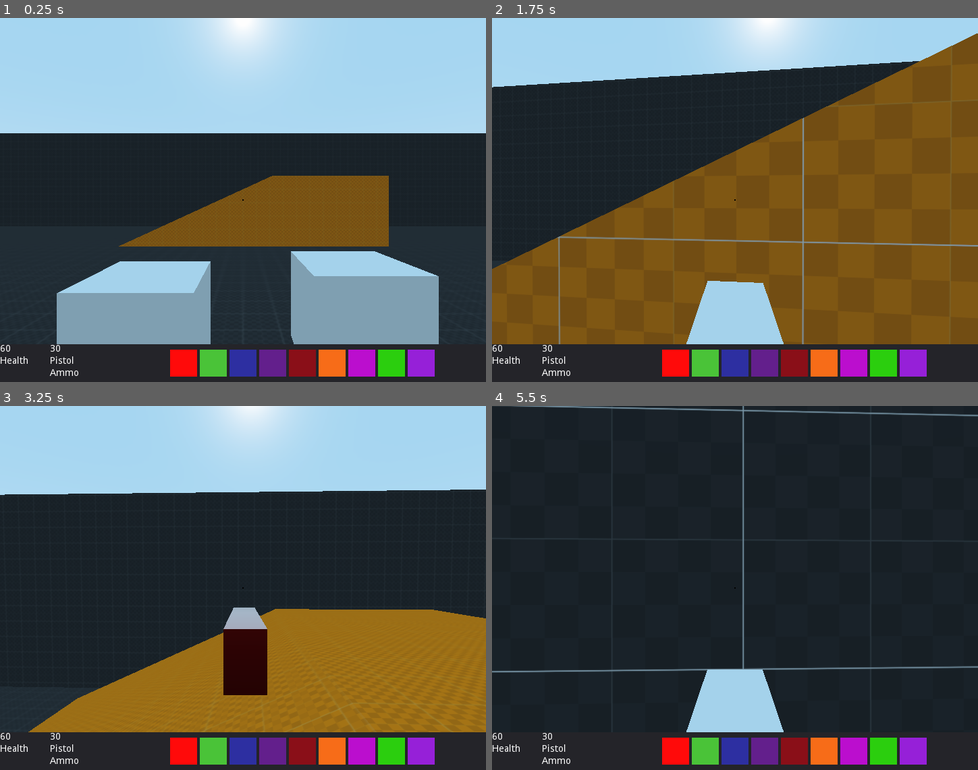
Above: before the commit, frames 1-4 (two rows, left to right).
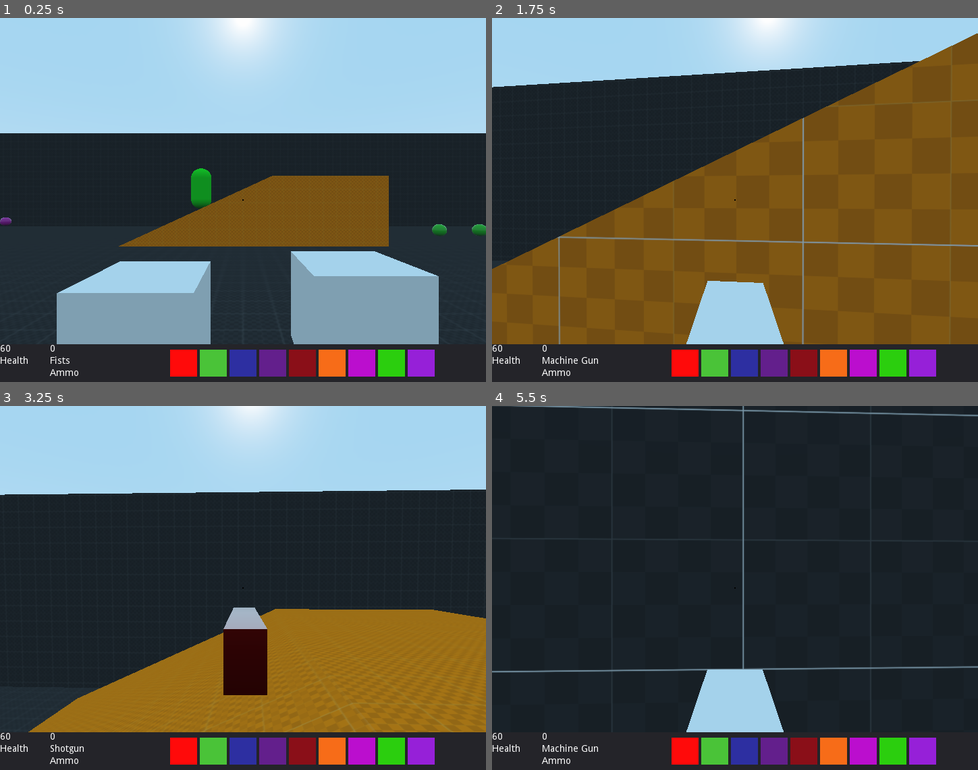
Above: after the commit, the same moments.

Repository: tipx2/RetroFPS
Game: Godot game, scene res://scenes/true_parent/true_parent.tscn
Same seed, same stepped clock (60 frames per second), same inputs: the game is played once before the commit and once after it.
Inputs (mouse positions are in pixels of both pictures, inside the frame that each line leads up to):
- Up to frame 1 (0.25 s): no input
- Up to frame 2 (1.75 s): tap Enter at 0.5 s; move the mouse to (764, 200) at 0.52 s; press the mouse at (764, 200) at 0.53 s; hold W (move_forward) from 0.53 s (still down); tap Space (jump) at 0.77, 1.52 s; tap 1 (swap_to_fists) at 0.8, 1.35 s; move the mouse to (710, 200) at 1.27 s; release the mouse at (710, 200) at 1.28 s; tap 4 (swap_to_machine_gun) at 1.55 s
- Up to frame 3 (3.25 s): keep holding W (move_forward); move the mouse to (252, 580) at 2.02 s; tap 4 (swap_to_machine_gun) at 2.1 s; tap 2 (swap_to_pistol) at 2.3, 2.85 s; move the mouse to (238, 595) at 2.77 s; tap Space (jump) at 3.02 s; tap 3 (swap_to_shotgun) at 3.05 s
- Up to frame 4 (5.5 s): keep holding W (move_forward); move the mouse to (769, 591) at 3.52 s; press the mouse at (769, 591) at 3.53 s; tap 3 (swap_to_shotgun) at 3.6 s; tap Space (jump) at 3.77, 4.52 s; move the mouse to (696, 584) at 4.27 s; release the mouse at (696, 584) at 4.28 s; click (696, 584) at 4.35 s; tap 1 (swap_to_fists) at 4.55, 5.1 s; move the mouse to (739, 588) at 5.02 s; tap 4 (swap_to_machine_gun) at 5.3 s

The runs differ from the first frame. In frame 1, 0.7% of the frame differs, in the area x 0-100%, y 41-95%; in frame 2, 1.9%, in the area x 10-92%, y 89-99%; in frame 3, 0.1%; in frame 4, 1.9%.

Commit message:
added 3 types of ammo pickup
added rocket launcher particles, and 3 types of ammo for pistol, shotgun and machine gun

Diff:
--- a/scenes/UI/gameplay_UI/gameplay_UI.tscn
+++ b/scenes/UI/gameplay_UI/gameplay_UI.tscn
@@ -1,10 +1,19 @@
-[gd_scene load_steps=2 format=2]
+[gd_scene load_steps=3 format=2]
 
 [ext_resource path="res://assets/temp_assets/Aa4diZG.jpg" type="Texture" id=1]
+
+[sub_resource type="GDScript" id=1]
+script/source = "extends Control
+
+onready var health_label = get_node(\"Panel/HBoxContainer/VBoxContainer/health_amount\")
+onready var ammo_label = get_node(\"Panel/HBoxContainer/VBoxContainer2/ammo_amount\")
+
+"
 
 [node name="gameplay_UI" type="Control"]
 anchor_right = 1.0
 anchor_bottom = 1.0
+script = SubResource( 1 )
 __meta__ = {
 "_edit_use_anchors_": false
 }
@@ -68,13 +77,13 @@
 [node name="ammo_amount" type="Label" parent="Panel/HBoxContainer/VBoxContainer2"]
 margin_right = 70.0
 margin_bottom = 14.0
-text = "30"
+text = "0"
 
 [node name="ammo_type" type="Label" parent="Panel/HBoxContainer/VBoxContainer2"]
 margin_top = 18.0
 margin_right = 70.0
 margin_bottom = 32.0
-text = "Pistol"
+text = "Fists"
 
 [node name="Label" type="Label" parent="Panel/HBoxContainer/VBoxContainer2"]
 margin_top = 36.0
--- a/scenes/enemies/dummy/dummy.gd
+++ b/scenes/enemies/dummy/dummy.gd
@@ -5,7 +5,7 @@
 
 var direction = Vector3.ZERO
 var gravity_vec = Vector3()
-var health = 1000
+var health = 100
 
 func damage(amount):
 	animation_player.play("damage")
@@ -19,7 +19,7 @@
 func _physics_process(delta):
 	if not is_on_floor():
 		gravity_vec += Vector3.DOWN * 2 * delta
-	direction.x = lerp(direction.x, 0, 0.1)
-	direction.z = lerp(direction.z, 0, 0.1)
+	direction.x = lerp(direction.x, 0, 0.03)
+	direction.z = lerp(direction.z, 0, 0.03)
 	direction += gravity_vec
 	var move = move_and_slide(direction, Vector3.UP)
--- /dev/null
+++ b/scenes/enemies/test_plate/test_plate.gd
@@ -0,0 +1,5 @@
+extends Area
+
+func _on_test_plate_body_entered(body):
+	if body.name == "player":
+		body.damage(5)
--- /dev/null
+++ b/scenes/enemies/test_plate/test_plate.tscn
@@ -0,0 +1,23 @@
+[gd_scene load_steps=5 format=2]
+
+[ext_resource path="res://scenes/enemies/test_plate/test_plate.gd" type="Script" id=1]
+
+[sub_resource type="CubeMesh" id=1]
+size = Vector3( 1, 0.04, 1 )
+
+[sub_resource type="SpatialMaterial" id=2]
+albedo_color = Color( 0.847059, 0.027451, 0.027451, 1 )
+
+[sub_resource type="BoxShape" id=3]
+extents = Vector3( 0.5, 0.02, 0.5 )
+
+[node name="test_plate" type="Area"]
+script = ExtResource( 1 )
+
+[node name="MeshInstance" type="MeshInstance" parent="."]
+mesh = SubResource( 1 )
+material/0 = SubResource( 2 )
+
+[node name="CollisionShape" type="CollisionShape" parent="."]
+shape = SubResource( 3 )
+[connection signal="body_entered" from="." to="." method="_on_test_plate_body_entered"]
--- /dev/null
+++ b/scenes/pickups/ammo.gd
@@ -0,0 +1,9 @@
+extends Area
+
+var type;
+var amount;
+
+func _on_ammo_body_entered(body):
+	if body.name == "player":
+		body.add_ammo(type, amount)
+		queue_free()
--- /dev/null
+++ b/scenes/pickups/ammo_pickups/machine_gun_ammo/machine_gun_ammo.gd
@@ -0,0 +1,5 @@
+extends "res://scenes/pickups/ammo.gd"
+
+func _init():
+	type = "machine_gun"
+	amount = 50
--- /dev/null
+++ b/scenes/pickups/ammo_pickups/machine_gun_ammo/machine_gun_ammo.tscn
@@ -0,0 +1,25 @@
+[gd_scene load_steps=5 format=2]
+
+[ext_resource path="res://scenes/pickups/ammo_pickups/machine_gun_ammo/machine_gun_ammo.gd" type="Script" id=1]
+
+[sub_resource type="BoxShape" id=1]
+
+[sub_resource type="SphereMesh" id=2]
+radius = 0.5
+height = 1.0
+
+[sub_resource type="SpatialMaterial" id=3]
+flags_transparent = true
+albedo_color = Color( 0.854902, 0.12549, 0.756863, 0.647059 )
+roughness = 0.22
+
+[node name="ammo" type="Area"]
+script = ExtResource( 1 )
+
+[node name="CollisionShape" type="CollisionShape" parent="."]
+shape = SubResource( 1 )
+
+[node name="MeshInstance" type="MeshInstance" parent="."]
+mesh = SubResource( 2 )
+material/0 = SubResource( 3 )
+[connection signal="body_entered" from="." to="." method="_on_ammo_body_entered"]
--- /dev/null
+++ b/scenes/pickups/ammo_pickups/pistol_ammo/pistol_ammo.gd
@@ -0,0 +1,5 @@
+extends "res://scenes/pickups/ammo.gd"
+
+func _init():
+	type = "pistol"
+	amount = 10
--- /dev/null
+++ b/scenes/pickups/ammo_pickups/pistol_ammo/pistol_ammo.tscn
@@ -0,0 +1,25 @@
+[gd_scene load_steps=5 format=2]
+
+[ext_resource path="res://scenes/pickups/ammo_pickups/pistol_ammo/pistol_ammo.gd" type="Script" id=1]
+
+[sub_resource type="BoxShape" id=1]
+
+[sub_resource type="SphereMesh" id=2]
+radius = 0.5
+height = 1.0
+
+[sub_resource type="SpatialMaterial" id=3]
+flags_transparent = true
+albedo_color = Color( 0.113725, 0.12549, 0.854902, 0.647059 )
+roughness = 0.22
+
+[node name="ammo" type="Area"]
+script = ExtResource( 1 )
+
+[node name="CollisionShape" type="CollisionShape" parent="."]
+shape = SubResource( 1 )
+
+[node name="MeshInstance" type="MeshInstance" parent="."]
+mesh = SubResource( 2 )
+material/0 = SubResource( 3 )
+[connection signal="body_entered" from="." to="." method="_on_ammo_body_entered"]
--- /dev/null
+++ b/scenes/pickups/ammo_pickups/shotgun_ammo/shotgun_ammo.gd
@@ -0,0 +1,5 @@
+extends "res://scenes/pickups/ammo.gd"
+
+func _init():
+	type = "shotgun"
+	amount = 5
--- /dev/null
+++ b/scenes/pickups/ammo_pickups/shotgun_ammo/shotgun_ammo.tscn
@@ -0,0 +1,25 @@
+[gd_scene load_steps=5 format=2]
+
+[ext_resource path="res://scenes/pickups/ammo_pickups/shotgun_ammo/shotgun_ammo.gd" type="Script" id=1]
+
+[sub_resource type="BoxShape" id=1]
+
+[sub_resource type="SphereMesh" id=2]
+radius = 0.5
+height = 1.0
+
+[sub_resource type="SpatialMaterial" id=3]
+flags_transparent = true
+albedo_color = Color( 0.0666667, 0.870588, 0.0823529, 0.647059 )
+roughness = 0.22
+
+[node name="ammo" type="Area"]
+script = ExtResource( 1 )
+
+[node name="CollisionShape" type="CollisionShape" parent="."]
+shape = SubResource( 1 )
+
+[node name="MeshInstance" type="MeshInstance" parent="."]
+mesh = SubResource( 2 )
+material/0 = SubResource( 3 )
+[connection signal="body_entered" from="." to="." method="_on_ammo_body_entered"]
--- a/scenes/player/player.gd
+++ b/scenes/player/player.gd
@@ -26,9 +26,19 @@
 var gravity_vec = Vector3()
 onready var ground_check = $GroundCheck
 
+# ammo and health values
+var player_health = 60
+var ammo_array = []
+
+# UI updating
+onready var health_label = get_node("GUI/gameplay_UI/Panel/HBoxContainer/VBoxContainer/health_amount")
+onready var ammo_label = get_node("GUI/gameplay_UI/Panel/HBoxContainer/VBoxContainer2/ammo_amount")
+onready var ammo_type_label = get_node("GUI/gameplay_UI/Panel/HBoxContainer/VBoxContainer2/ammo_type")
+
 func _ready():
 	for w in weapons:
 		weapon_arr.append(w.name)
+		ammo_array.append(0)
 	Input.set_mouse_mode(Input.MOUSE_MODE_CAPTURED)
 
 func _input(event):
@@ -37,6 +47,7 @@
 		rotate_y(deg2rad(-event.relative.x * mouse_sens))
 		head.rotate_x(deg2rad(-event.relative.y * mouse_sens))
 		head.rotation.x = clamp(head.rotation.x, deg2rad(-89), deg2rad(89))
+	# weapon scrolling
 	elif event is InputEventMouseButton:
 		if event.button_index == BUTTON_WHEEL_UP:
 			switch_to_weapon(current_weapon - 1)
@@ -85,6 +96,20 @@
 	direction += gravity_vec
 	var move = move_and_slide(direction * speed, Vector3.UP)
 
+func update_hud_health():
+	health_label.text = str(player_health)
+
+func update_hud_ammo():
+	ammo_label.text = str(ammo_array[current_weapon])
+	ammo_type_label.text = weapon_arr[current_weapon].capitalize()
+
+func damage(amount):
+	player_health -= amount
+	update_hud_health()
+
+func add_ammo(type, amount):
+	ammo_array[weapon_arr.find(type)] += amount
+	update_hud_ammo()
 
 func switch_to_weapon(weapon):
 	if switch_timer.get_time_left() == 0:
@@ -97,3 +122,4 @@
 		for w in weapons:
 			w.visible = false
 		get_node("head/" + weapon_arr[weapon]).visible = true
+		update_hud_ammo()
--- a/scenes/player/player.tscn
+++ b/scenes/player/player.tscn
@@ -72,3 +72,4 @@
 [node name="GUI" type="CanvasLayer" parent="."]
 
 [node name="gameplay_UI" parent="GUI" instance=ExtResource( 4 )]
+script = null
--- a/scenes/proto_world/proto_world.tscn
+++ b/scenes/proto_world/proto_world.tscn
@@ -1,11 +1,45 @@
-[gd_scene load_steps=5 format=2]
+[gd_scene load_steps=9 format=2]
 
 [ext_resource path="res://assets/temp_assets/dark_grid.tres" type="Material" id=1]
 [ext_resource path="res://assets/temp_assets/orange_grid.tres" type="Material" id=2]
 [ext_resource path="res://assets/temp_assets/purple_sparse_grid.tres" type="Material" id=3]
 [ext_resource path="res://scenes/level_parts/killzone/killzone.tscn" type="PackedScene" id=4]
+[ext_resource path="res://scenes/enemies/test_plate/test_plate.tscn" type="PackedScene" id=5]
+[ext_resource path="res://scenes/pickups/ammo_pickups/pistol_ammo/pistol_ammo.tscn" type="PackedScene" id=6]
+[ext_resource path="res://scenes/pickups/ammo_pickups/machine_gun_ammo/machine_gun_ammo.tscn" type="PackedScene" id=7]
+[ext_resource path="res://scenes/pickups/ammo_pickups/shotgun_ammo/shotgun_ammo.tscn" type="PackedScene" id=8]
 
 [node name="proto" type="Spatial"]
+
+[node name="test_plate" parent="." instance=ExtResource( 5 )]
+transform = Transform( 2, 0, 0, 0, 2, 0, 0, 0, 2, 10.0255, -0.284251, 0 )
+
+[node name="ammo" parent="." instance=ExtResource( 7 )]
+transform = Transform( 1, 0, 0, 0, 1, 0, 0, 0, 1, -27.5523, 0.69575, -30.2211 )
+
+[node name="ammo3" parent="." instance=ExtResource( 7 )]
+transform = Transform( 1, 0, 0, 0, 1, 0, 0, 0, 1, -27.5523, 0.69575, -26.8325 )
+
+[node name="ammo4" parent="." instance=ExtResource( 7 )]
+transform = Transform( 1, 0, 0, 0, 1, 0, 0, 0, 1, -27.5523, 0.69575, -23.1212 )
+
+[node name="ammo2" parent="." instance=ExtResource( 6 )]
+transform = Transform( 1, 0, 0, 0, 1, 0, 0, 0, 1, -23.9269, 0.695749, -15.9237 )
+
+[node name="ammo5" parent="." instance=ExtResource( 6 )]
+transform = Transform( 1, 0, 0, 0, 1, 0, 0, 0, 1, -23.9269, 0.695749, -10.9743 )
+
+[node name="ammo6" parent="." instance=ExtResource( 6 )]
+transform = Transform( 1, 0, 0, 0, 1, 0, 0, 0, 1, -23.9269, 0.695749, -5.67743 )
+
+[node name="ammo7" parent="." instance=ExtResource( 8 )]
+transform = Transform( 1, 0, 0, 0, 1, 0, 0, 0, 1, 16.2423, 0.69575, -21.5179 )
+
+[node name="ammo8" parent="." instance=ExtResource( 8 )]
+transform = Transform( 1, 0, 0, 0, 1, 0, 0, 0, 1, 19.5783, 0.69575, -21.5179 )
+
+[node name="ammo9" parent="." instance=ExtResource( 8 )]
+transform = Transform( 1, 0, 0, 0, 1, 0, 0, 0, 1, 23.2103, 0.69575, -21.5179 )
 
 [node name="CSGCombiner" type="CSGCombiner" parent="."]
 use_collision = true
@@ -59,7 +93,7 @@
 [node name="dummyPosition" type="Position3D" parent="enemies" groups=[
 "dummy_pos",
 ]]
-transform = Transform( 1, 0, 0, 0, 1, 0, 0, 0, 1, -17.6113, 3.07338, -0.687778 )
+transform = Transform( 1, 0, 0, 0, 1, 0, 0, 0, 1, -4.09366, 4.68215, -25.575 )
 
 [node name="dummyPosition2" type="Position3D" parent="enemies" groups=[
 "dummy_pos",
--- a/scenes/weapon_projectiles/rocket/rocket.gd
+++ b/scenes/weapon_projectiles/rocket/rocket.gd
@@ -1,24 +1,36 @@
 extends "res://scenes/weapon_projectiles/projectile.gd"
 
 onready var explosion_area = get_node("explosion_area")
+onready var explosion_particles = get_node("explosion")
+onready var rocket_mesh = get_node("rocket_mesh")
 
 func _init():
 	rng.randomize()
 	proj_speed = 1
 	spread = 0
 	damage = 0
-	time = 10
+	time = 1
 
-func check_for_hit():
+func hit_enemies():
+	particles_emitted = true
+	explosion_particles.set_emitting(true)
+	rocket_mesh.set_visible(false)
 	for body in explosion_area.get_overlapping_bodies():
 		if body.is_in_group("enemies"):
 			var direction = body.global_transform.origin - global_transform.origin
 			var distance = direction.length()
 			direction = direction.normalized()
-			var velocity = direction * (100/pow(distance,2))
+			var velocity = direction * distance * 20
 			body.damage(10000 * (1/(distance + 100)) +3)
+			velocity.y = 0
 			body.direction += velocity
-	queue_free()
+
+func check_for_hit():
+	hit_enemies()
 
 func stop_emitting():
-	pass
+	if particles_emitted and !explosion_particles.is_emitting():
+		queue_free()
+
+func _on_death_timer_timeout():
+	hit_enemies()
--- a/scenes/weapon_projectiles/rocket/rocket.tscn
+++ b/scenes/weapon_projectiles/rocket/rocket.tscn
@@ -1,26 +1,52 @@
-[gd_scene load_steps=7 format=2]
+[gd_scene load_steps=12 format=2]
 
 [ext_resource path="res://scenes/weapon_projectiles/rocket/rocket.gd" type="Script" id=1]
 
-[sub_resource type="SphereShape" id=5]
+[sub_resource type="SphereShape" id=6]
 radius = 10.0
 
-[sub_resource type="CylinderMesh" id=1]
+[sub_resource type="CylinderShape" id=5]
+radius = 0.2
+height = 1.0
+
+[sub_resource type="SpatialMaterial" id=7]
+flags_transparent = true
+flags_unshaded = true
+vertex_color_use_as_albedo = true
+albedo_color = Color( 1, 1, 1, 0.266667 )
+
+[sub_resource type="Gradient" id=10]
+offsets = PoolRealArray( 0, 0.831034, 0.955172 )
+colors = PoolColorArray( 0.976563, 0.863075, 0.12207, 1, 0.933594, 0.343089, 0.0547028, 1, 0.824219, 0.107957, 0.0128784, 1 )
+
+[sub_resource type="GradientTexture" id=11]
+gradient = SubResource( 10 )
+
+[sub_resource type="ParticlesMaterial" id=8]
+lifetime_randomness = 0.56
+direction = Vector3( 0, 0, 0 )
+spread = 180.0
+initial_velocity = 31.96
+initial_velocity_random = 1.0
+angle = 430.2
+color_ramp = SubResource( 11 )
+
+[sub_resource type="SphereMesh" id=9]
+radius = 0.5
+height = 1.0
+
+[sub_resource type="CylinderMesh" id=2]
 top_radius = 0.2
 bottom_radius = 0.2
 height = 0.653
 
-[sub_resource type="CylinderMesh" id=2]
+[sub_resource type="CylinderMesh" id=3]
 top_radius = 0.066
 bottom_radius = 0.3
 height = 0.491
 
-[sub_resource type="CubeMesh" id=3]
+[sub_resource type="CubeMesh" id=4]
 size = Vector3( 0.033, 0.475, 0.366 )
-
-[sub_resource type="CylinderShape" id=4]
-radius = 0.2
-height = 1.0
 
 [node name="rocket" type="KinematicBody"]
 transform = Transform( -4.37114e-08, 0, 1, 0, 1, 0, -1, 0, -4.37114e-08, 0, 0, 0 )
@@ -29,31 +55,43 @@
 [node name="explosion_area" type="Area" parent="."]
 
 [node name="CollisionShape" type="CollisionShape" parent="explosion_area"]
+shape = SubResource( 6 )
+
+[node name="CollisionShape" type="CollisionShape" parent="."]
+transform = Transform( 1, 0, 0, 0, -1.62921e-07, -1, 0, 1, -1.62921e-07, 0, 0, 0 )
 shape = SubResource( 5 )
 
-[node name="MeshInstance" type="MeshInstance" parent="."]
+[node name="death_timer" type="Timer" parent="."]
+
+[node name="explosion" type="Particles" parent="."]
+material_override = SubResource( 7 )
+emitting = false
+amount = 100
+lifetime = 0.29
+one_shot = true
+explosiveness = 1.0
+process_material = SubResource( 8 )
+draw_pass_1 = SubResource( 9 )
+
+[node name="rocket_mesh" type="Spatial" parent="."]
+
+[node name="MeshInstance" type="MeshInstance" parent="rocket_mesh"]
 transform = Transform( 1, 0, 0, 0, -1.62921e-07, -1, 0, 1, -1.62921e-07, 0, 0, -0.127607 )
-mesh = SubResource( 1 )
-material/0 = null
-
-[node name="MeshInstance2" type="MeshInstance" parent="."]
-transform = Transform( 1, 0, 0, 0, -1.62921e-07, -1, 0, 1, -1.62921e-07, 0, 0, 0.254207 )
 mesh = SubResource( 2 )
 material/0 = null
 
-[node name="MeshInstance3" type="MeshInstance" parent="."]
-transform = Transform( 1, 0, 0, 0, 1, 0, 0, 0, 1, 0, 0, -0.271752 )
+[node name="MeshInstance2" type="MeshInstance" parent="rocket_mesh"]
+transform = Transform( 1, 0, 0, 0, -1.62921e-07, -1, 0, 1, -1.62921e-07, 0, 0, 0.254207 )
 mesh = SubResource( 3 )
 material/0 = null
 
-[node name="MeshInstance4" type="MeshInstance" parent="."]
-transform = Transform( -4.37114e-08, -1, 0, 1, -4.37114e-08, 0, 0, 0, 1, 0, 0, -0.271752 )
-mesh = SubResource( 3 )
+[node name="MeshInstance3" type="MeshInstance" parent="rocket_mesh"]
+transform = Transform( 1, 0, 0, 0, 1, 0, 0, 0, 1, 0, 0, -0.271752 )
+mesh = SubResource( 4 )
 material/0 = null
 
-[node name="CollisionShape" type="CollisionShape" parent="."]
-transform = Transform( 1, 0, 0, 0, -1.62921e-07, -1, 0, 1, -1.62921e-07, 0, 0, 0 )
-shape = SubResource( 4 )
-
-[node name="death_timer" type="Timer" parent="."]
+[node name="MeshInstance4" type="MeshInstance" parent="rocket_mesh"]
+transform = Transform( -4.37114e-08, -1, 0, 1, -4.37114e-08, 0, 0, 0, 1, 0, 0, -0.271752 )
+mesh = SubResource( 4 )
+material/0 = null
 [connection signal="timeout" from="death_timer" to="." method="_on_death_timer_timeout"]
--- a/scenes/weapons/fists/fists.tscn
+++ b/scenes/weapons/fists/fists.tscn
@@ -42,6 +42,35 @@
 "values": [ Vector3( 0.965446, 0.0345961, -0.113525 ), Vector3( 0.965, 0.035, 0.111 ), Vector3( 0.965, 0.035, -0.306 ), Vector3( 0.965446, 0.0345961, -0.113525 ) ]
 }
 
+[sub_resource type="Animation" id=5]
+resource_name = "switch_out"
+length = 0.6
+step = 0.01
+tracks/0/type = "value"
+tracks/0/path = NodePath("left_fist:translation")
+tracks/0/interp = 1
+tracks/0/loop_wrap = true
+tracks/0/imported = false
+tracks/0/enabled = true
+tracks/0/keys = {
+"times": PoolRealArray( 0, 0.6 ),
+"transitions": PoolRealArray( 2.63902, 0.318641 ),
+"update": 0,
+"values": [ Vector3( 0, 0, -0.0199831 ), Vector3( 0, -0.382, -0.02 ) ]
+}
+tracks/1/type = "value"
+tracks/1/path = NodePath("right_fist:translation")
+tracks/1/interp = 1
+tracks/1/loop_wrap = true
+tracks/1/imported = false
+tracks/1/enabled = true
+tracks/1/keys = {
+"times": PoolRealArray( 0, 0.6 ),
+"transitions": PoolRealArray( 2.63902, 1 ),
+"update": 0,
+"values": [ Vector3( 0.965446, 0.0345961, -0.113525 ), Vector3( 0.965, -0.382, -0.114 ) ]
+}
+
 [node name="fists" type="Spatial"]
 script = ExtResource( 1 )
 
@@ -65,3 +94,4 @@
 [node name="AnimationPlayer" type="AnimationPlayer" parent="."]
 anims/left_hook = SubResource( 3 )
 anims/right_hook = SubResource( 4 )
+anims/switch_out = SubResource( 5 )
--- a/scenes/weapons/pistol/pistol.tscn
+++ b/scenes/weapons/pistol/pistol.tscn
@@ -29,6 +29,35 @@
 "values": [ Vector3( 0, 0, 0 ), Vector3( 0, 0, 5 ), Vector3( 0, 0, 0 ) ]
 }
 
+[sub_resource type="Animation" id=5]
+resource_name = "switch_out"
+length = 0.6
+step = 0.01
+tracks/0/type = "value"
+tracks/0/path = NodePath("MeshInstance:translation")
+tracks/0/interp = 1
+tracks/0/loop_wrap = true
+tracks/0/imported = false
+tracks/0/enabled = true
+tracks/0/keys = {
+"times": PoolRealArray( 0, 0.6 ),
+"transitions": PoolRealArray( 1, 2.64 ),
+"update": 0,
+"values": [ Vector3( -0.0423017, 0, -0.853675 ), Vector3( -0.042, -2, -0.854 ) ]
+}
+tracks/1/type = "value"
+tracks/1/path = NodePath("MeshInstance2:translation")
+tracks/1/interp = 1
+tracks/1/loop_wrap = true
+tracks/1/imported = false
+tracks/1/enabled = true
+tracks/1/keys = {
+"times": PoolRealArray( 0, 0.6 ),
+"transitions": PoolRealArray( 1, 2.64 ),
+"update": 0,
+"values": [ Vector3( -0.492948, -0.194134, -0.853675 ), Vector3( -0.493, -2, -0.854 ) ]
+}
+
 [node name="pistol" type="Spatial"]
 transform = Transform( -4.37114e-08, 0, 1, 0, 1, 0, -1, 0, -4.37114e-08, 0, 0, 0 )
 script = ExtResource( 1 )
@@ -48,3 +77,4 @@
 
 [node name="AnimationPlayer" type="AnimationPlayer" parent="."]
 anims/shoot = SubResource( 4 )
+anims/switch_out = SubResource( 5 )
--- a/scenes/weapons/projectile_weapon.gd
+++ b/scenes/weapons/projectile_weapon.gd
@@ -12,4 +12,5 @@
 		animation_player.play("shoot")
 		projectile_instance = projectile.instance()
 		projectile_instance.set_direction(muzzle.global_transform.basis.x * backwards)
+		projectile_instance.set_as_toplevel(true)
 		muzzle.add_child(projectile_instance)
Not shown: 1 places in scenes/weapons/fists/fists.tscn that only renumber resources
Not shown: 1 places in scenes/weapons/pistol/pistol.tscn that only renumber resources
